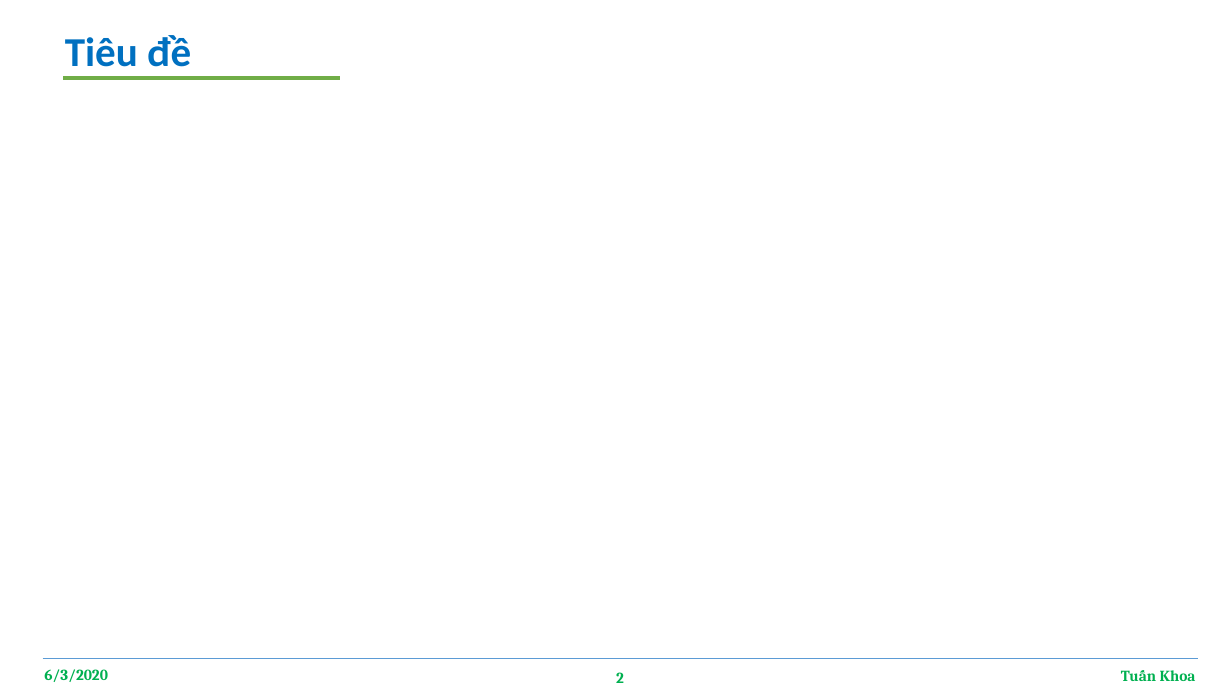
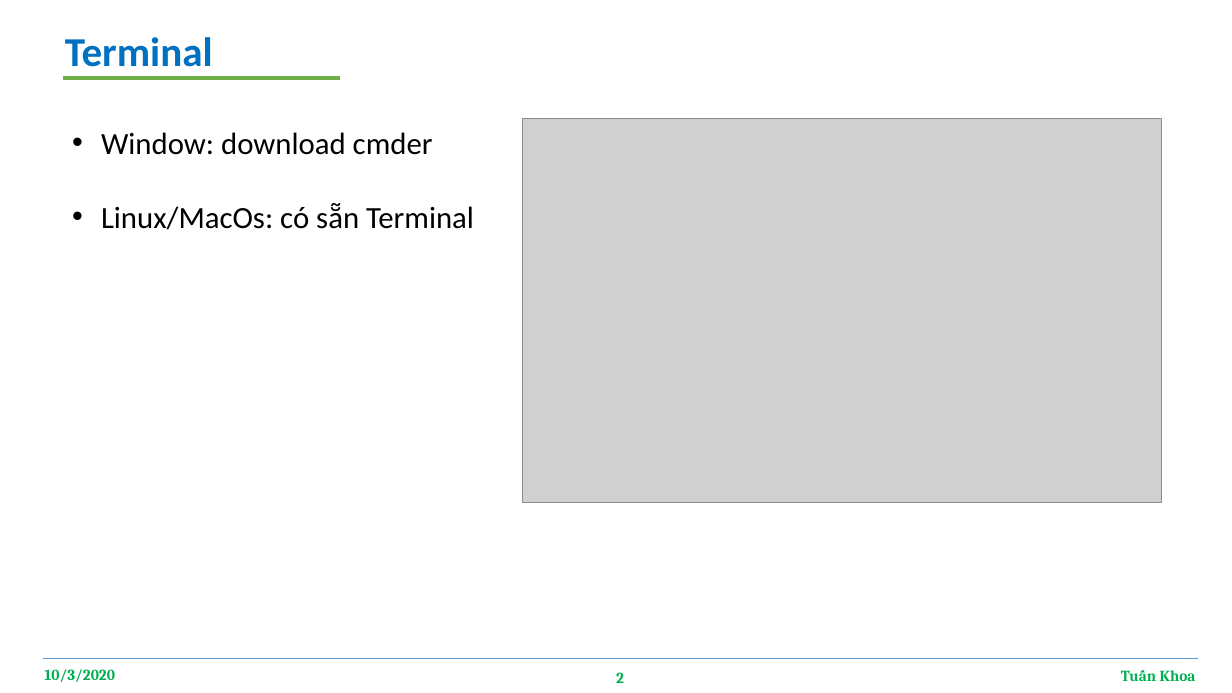
Before and after one commit to tuankhoa/2_commandLine, a slide deck: slide 2 of commandLine.pptx. Drawn at 1232x693 pixels with LibreOffice and Linux fonts; fonts in the diff are those of the drawing; grey boxes stand for pictures. Boxes give left, top, right and bottom in pixels: in the first picture for what was removed or moved away, otherwise in the second. Text is boxed around its words. In the diff, an @@ line names an element or a change of style, - is before the commit and + after.

```diff
--- a/commandLine.pptx
+++ b/commandLine.pptx
@@ text at (x1=65, y1=37, x2=213, y2=67): text changed @@
-Tiêu đề
+Terminal
@@ picture added at (x1=522, y1=119, x2=1162, y2=503) @@
@@ text added at (x1=101, y1=132, x2=474, y2=230), 24 pt, text #000000 @@
+• Window: download cmder
+• Linux/MacOs: có sẵn Terminal
@@ text at (x1=44, y1=669, x2=115, y2=682): text changed @@
-6/3/2020
+10/3/2020
```
Also in this commit, not shown: 1 other slide changed, 4 slides added, 3 other files.
